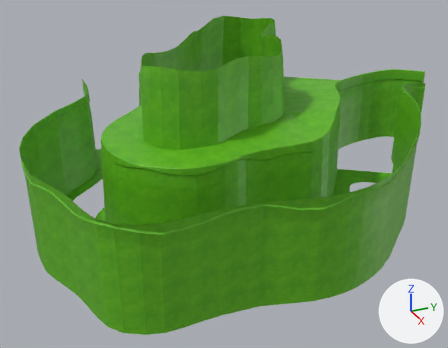
The Blender file Blender Models/Prologue/PROA.blend, before and after one commit.
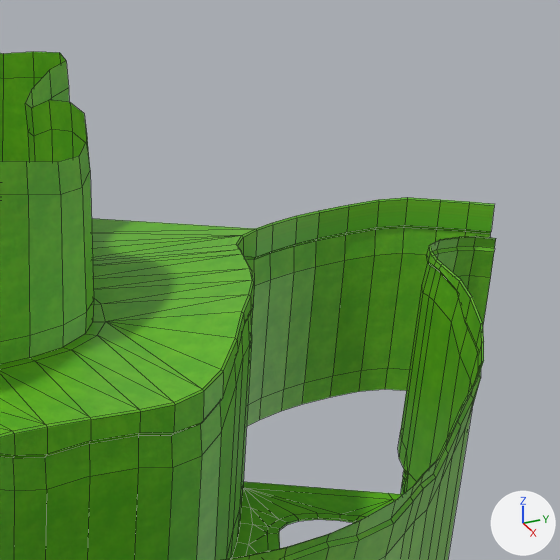
Old and new are each drawn whole from a 50 mm camera at (54.9, -39.7, 39.9) aimed at (-15.6, -8.0, 4.7) and again close up on the part from 56% to 100% of the width and 0% to 56% of the height. The lights are fixed; the arrows at lower right show +X, +Y and +Z. The close-ups show mesh edges as thin lines. The same objects are shown in both versions, whatever each file hides.

The scene before the commit, as lines of its bpy script (objects in view):
```python
me_plane_011 = bpy.data.meshes.new('Plane.011')
me_plane_011.from_pydata(...)  # 1235 vertices, 1222 faces; spans x -45.4..6.8, y -20.6..40.9, z -0.8..21.6
me_plane_011.materials.append(mat_lawna_png)  # picture img_lawna_png
ob_plane_009 = bpy.data.objects.new('Plane.009', me_plane_011)
ob_plane_009.location = (2.5, -13.59, 0.72)
```
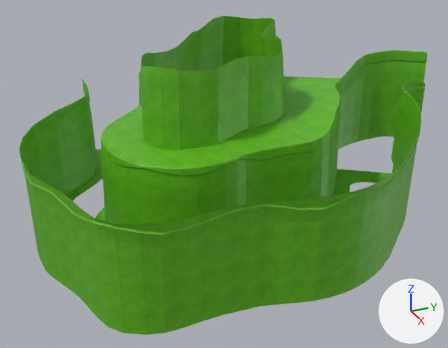
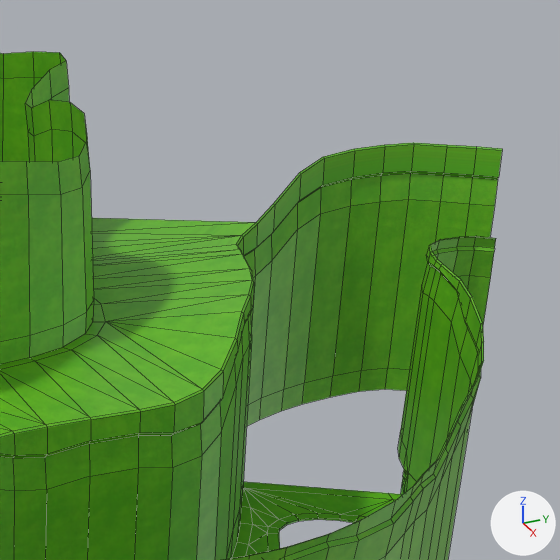
The change in detail:
me_plane_011 has 1235 vertices, 1222 faces and spans x -45.4..6.8, y -20.6..40.9, z -0.8..21.6.
me_plane_011 is used by ob_plane_009; location (2.5, -13.59, 0.72).
me_plane_011 part 1: all 2 vertices in x -22.7..-22.6, y 26.8, z 13.4..13.5 are moved by (0.0, 0.0, 0.3).
me_plane_011 part 2: all 3 vertices in x -22.7..-22.5, y 26.8..26.9, z 10.4..12.0 are moved by (0.0, 0.0, 0.5).
me_plane_011 part 3: all 5 vertices in x -24.0..-23.8, y 30.2..30.3, z 10.4..13.4 are moved by (0.0, 0.0, 2.4).
me_plane_011 part 4: 30 of the vertices in x -24.4..-20.6, y 31.9..40.9, z 10.4..13.8 are moved by (0.0, 0.0, 3.0).
me_plane_011 part 5: all 5 vertices in x -24.4..-24.2, y 33.9, z 10.4..13.5 are moved by (0.0, 0.0, 3.1).

Changed parts and their boxes (x1, y1, x2, y2) in the close-ups (560 x 560 px; the box of a moved part takes in the faces that stretch with it):
'Plane.009', reshaped
    before: (0, 52, 496, 560)
    after: (0, 52, 502, 560)
part 1 of me_plane_011, moved or reshaped
    before: (92, 218, 273, 257)
    after: (92, 204, 275, 255)
part 2 of me_plane_011, moved or reshaped
    before: (244, 252, 270, 404)
    after: (244, 235, 272, 404)
part 3 of me_plane_011, moved or reshaped
    before: (261, 211, 319, 398)
    after: (261, 157, 324, 398)
part 4 of me_plane_011, moved or reshaped
    before: (361, 197, 495, 370)
    after: (361, 143, 502, 370)
part 5 of me_plane_011, moved or reshaped
    before: (304, 200, 379, 383)
    after: (304, 145, 385, 383)
